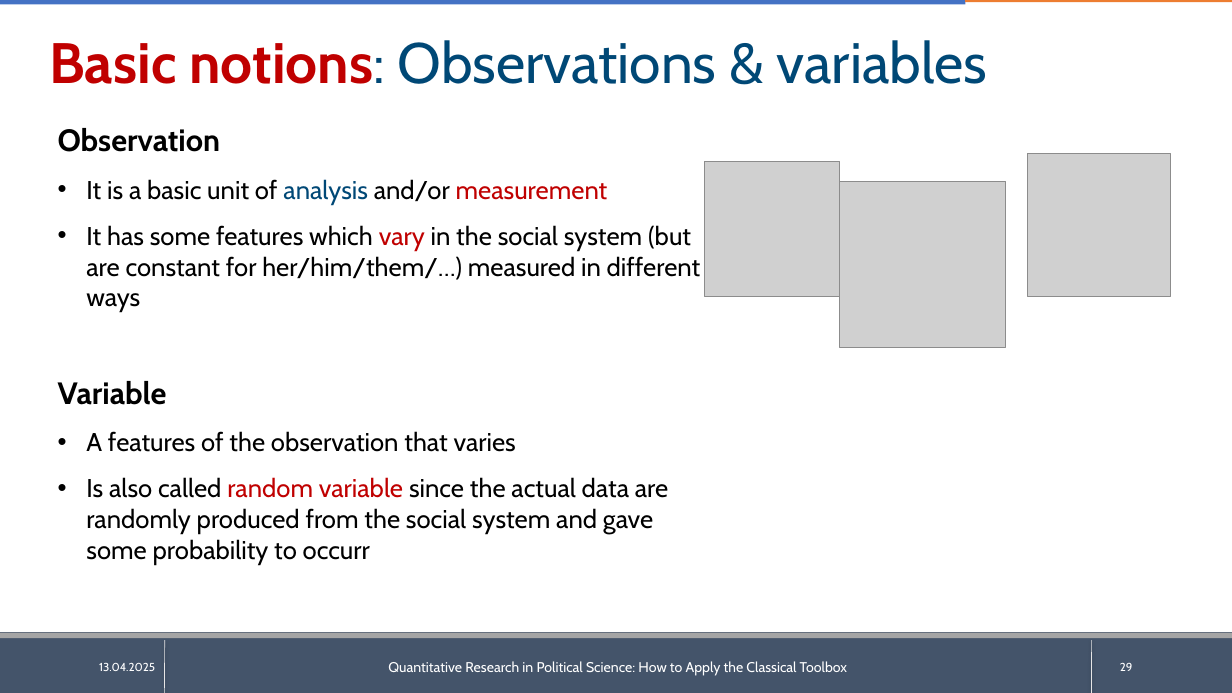
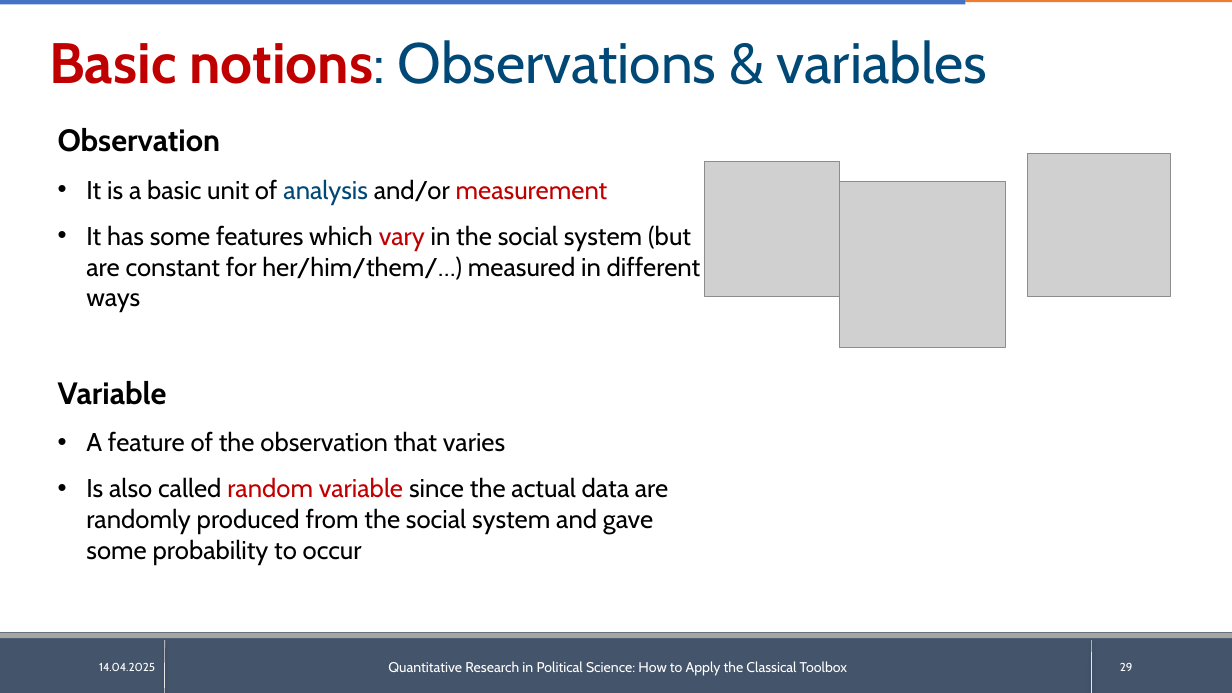
Before and after one commit to giucarny/qrps_sose25, a slide deck: slide 29 of docs/presentations/class1/qrps_sose25_class1.pptx. Drawn at 1232x693 pixels with LibreOffice and Linux fonts; fonts in the diff are those of the drawing; grey boxes stand for pictures; background and template pictures are left out. Boxes give left, top, right and bottom in pixels: in the first picture for what was removed or moved away, otherwise in the second. Text is boxed around its words. In the diff, an @@ line names an element or a change of style, - is before the commit and + after.

```diff
--- a/docs/presentations/class1/qrps_sose25_class1.pptx
+++ b/docs/presentations/class1/qrps_sose25_class1.pptx
@@ text at [86,431,668,565]: text changed @@
-• A features of the observation that varies
-• Is also called random variable since the actual data are randomly produced from the social system and gave some probability to occurr
+• A feature of the observation that varies
+• Is also called random variable since the actual data are randomly produced from the social system and gave some probability to occur
@@ text at [99,663,155,671]: text changed @@
-13.04.2025
+14.04.2025
```
Also in this commit, not shown: 33 other slides changed, 26 other files.
